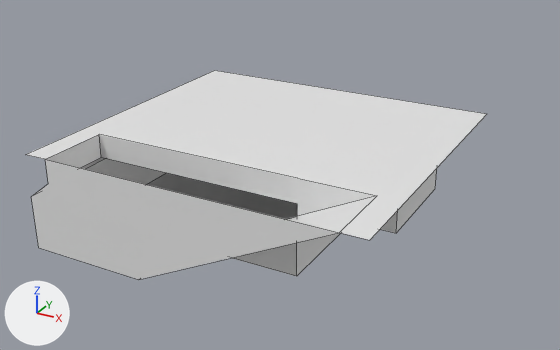
One commit to the Blender file world/structures/station/station_base.blend: the scene before it, then after it.
One viewpoint serves both versions: a camera (50 mm lens) standing at (16.49, -27.17, 15.05) and looking at (2.46, -1.65, 2.3). The axes (+X, +Y, +Z) are drawn at lower left. The lights are the same throughout. Mesh edges are drawn as thin lines.
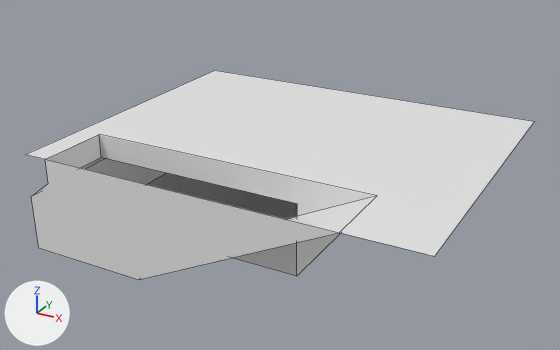
Patch to the scene script:
```diff
--- a/world/structures/station/station_base.blend.py
+++ b/world/structures/station/station_base.blend.py
@@ me_plane @@
 me_plane.from_pydata(...)  # 31 vertices, 17 faces; spans x -5.0..9.0, y -8.0..5.0, z 0.0..4.0
 # used by ob_plane; location = (0.0, 0.0, 0.0)
 # verts and faces of me_plane; kept vertices keep their numbers, new ones are numbered from 31
 # before: 6 (5.0, -5.0, 4.0) at pixel (297, 178), 15 (-4.0, -8.0, 4.0) at pixel (45, 159), 17 (8.0, -8.0, 4.0) at pixel (339, 232), 20 (8.0, -5.0, 4.0) at pixel (377, 195), 21 (5.0, -5.0, 2.5) at pixel (297, 216)
 # before: 23 (-4.0, -5.0, 3.0) at pixel (101, 157), 24 (5.0, -5.0, 3.0) at pixel (297, 203), 25 (-4.0, -5.0, 4.0) at pixel (99, 134), 26 (-5.0, -8.0, 4.0) at pixel (25, 154), 27 (-5.0, 5.0, 4.0) at pixel (214, 70)
 # before: 28 (9.0, -8.0, 4.0) at pixel (369, 240), 29 (9.0, -5.0, 4.0) at pixel (405, 201), 30 (9.0, 5.0, 4.0) at pixel (487, 113)
+# me_plane part 1
+delete_vertices([6, 29])  # with the faces that use them
+verts[28] = (11.0, -8.0, 4.0)  # moved, pixel (434, 256)
+verts[30] = (11.0, 5.0, 4.0)  # moved, pixel (534, 121)
+faces += [(15, 25, 20, 17, 28, 30, 27, 26)]  # mat_basement_floor (white #e7e7e7)
+faces += [(20, 25, 23, 24, 21)]  # mat_basement_wall (white #e7e7e7)
 me_plane.materials.append(mat_basement_wall)
```

Pixel boxes (x1, y1, x2, y2) of what changed, in the pictures (560 x 350 px; the box of a moved part takes in the faces that stretch with it):
'Plane', reshaped (10% wider): before (25, 71, 487, 279); after (25, 71, 535, 279)
part 1 of me_plane, moved or reshaped: before (298, 113, 487, 240); after (298, 113, 535, 256)
